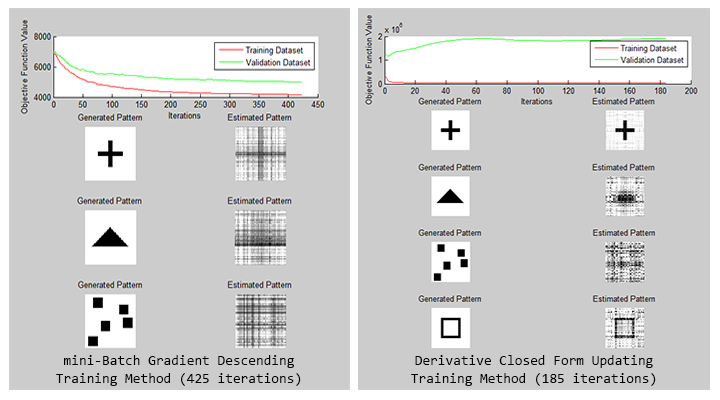
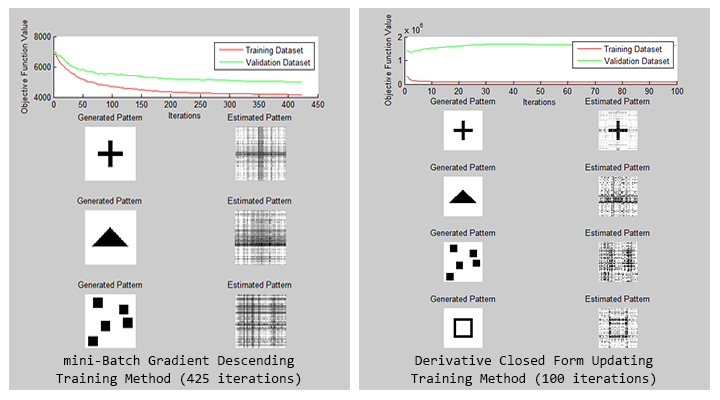
The second 720 × 400 image is a revision of the first. Changes to its layers:
painted on "Derivative Closed Form Updating" over [550, 374, 565, 383]
removed layer "summary_Derivative_lambda10_rank3" over [358, 8, 710, 390]
added layer "summary_Derivative" above "图层 1" over [359, 8, 710, 390]
